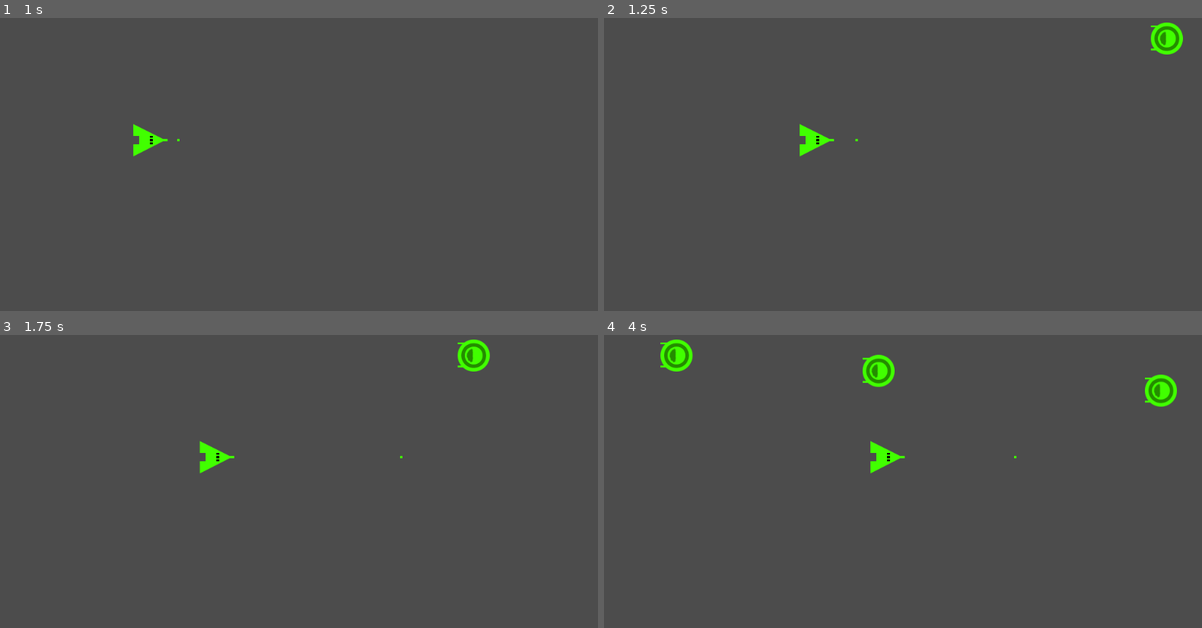
Above: before the commit, frames 1-4 (two rows, left to right).
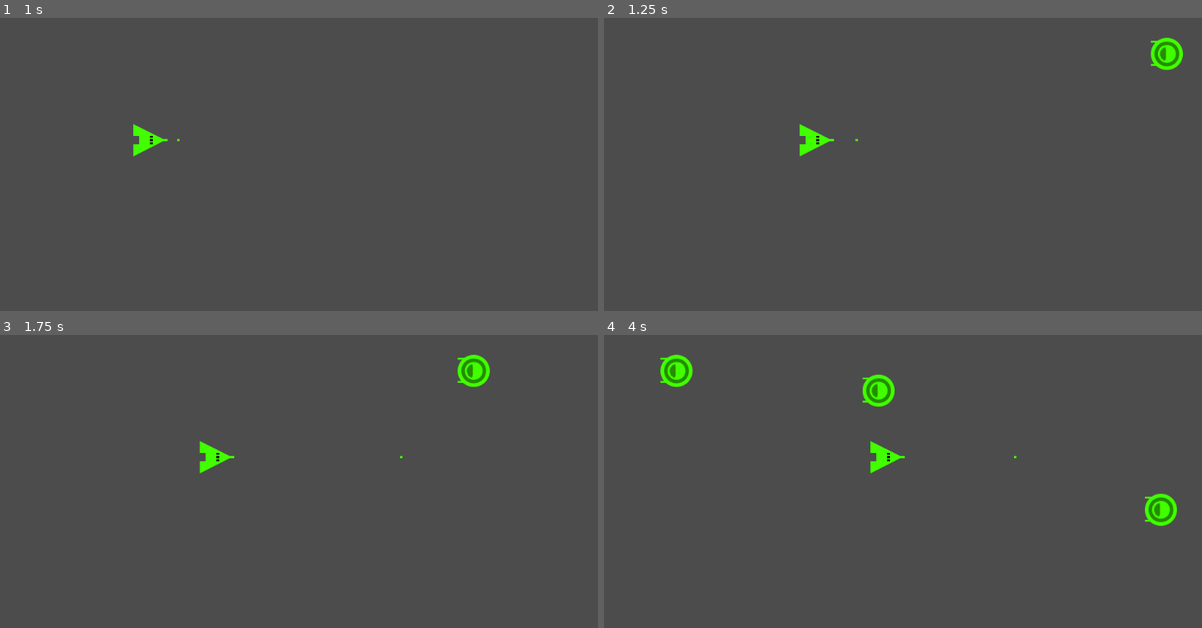
Above: after the commit, the same moments.

Repository: FreeDelete-Software/learn2shmup
Game: Godot game, scene res://Stages/Stage0/Stage0.tscn
Two runs of this game, one before a commit and one after it. Both use one fixed random seed, a clock stepped at 60 frames per second and the inputs below.
Inputs (mouse positions are in pixels of both pictures, inside the frame that each line leads up to):
- Up to frame 1 (1 s): tap Enter at 0.5 s; move the mouse to (436, 114) at 0.52 s; hold Right (ui_right) from 0.53 s (still down); hold Shift from 0.53 s (still down); click (436, 114) at 0.67 s; tap Space (ui_select) at 0.77 s
- Up to frame 2 (1.25 s): keep holding Right (ui_right); keep holding Shift
- Up to frame 3 (1.75 s): release Right (ui_right) at 1.25 s; release Shift at 1.25 s; drag from (185, 466) to (275, 522) at 1.27 s
- Up to frame 4 (4 s): move the mouse to (968, 370) at 2.02 s; hold Right (ui_right) 2.03-2.75 s; tap Ctrl at 2.1 s; drag from (879, 522) to (723, 396) at 2.77 s; move the mouse to (1088, 502) at 3.52 s; hold Left (ui_left) from 3.53 s (still down); tap Alt at 3.6 s; tap Space (ui_select) at 3.77 s

Frame 1 is identical in both runs. In frame 2, 0.7% of the frame differs, in the area x 91-97%, y 1-18%; in frame 3, 0.7%; in frame 4, 2.5%, in the area x 9-96%, y 1-66%.

Commit message:
Removed extraneous print() calls from RngEnemySpawnTimer.gd
These were all used for testing while implementing ShmupSpawner,
and are no longer necessary.

Diff:
--- a/Enemy/RngEnemySpawnTimer.gd
+++ b/Enemy/RngEnemySpawnTimer.gd
@@ -1,27 +1,24 @@
 extends Timer
-
-onready var rspawner = get_parent()
 
 export var min_wait_time = 1.0
 export var max_wait_time = 2.0
 
+onready var rspawner = get_parent()
+
+
 # Called when the node enters the scene tree for the first time.
 func _ready():
-	print("Spawn Timer ready!")
-#	rspawner.spawnling_scene = preload("res://Enemy/enemy.tscn")
 	randomize()
 	if autostart:
-		print("Spawn Timer autostart!")
 		random_start()
 
 
 func random_start(time = rand_range(min_wait_time, max_wait_time)):
-	print("Spawn Timer: random_start")
 	start(time)
 
+
 func _on_timeout() -> void:
-	print("Timer activated")
+	rspawner.global_position.y = rand_range(100, 500)
 	rspawner.spawn()
-	rspawner.global_position.y = rand_range(100, 500)
 	if not one_shot:
 		random_start()
